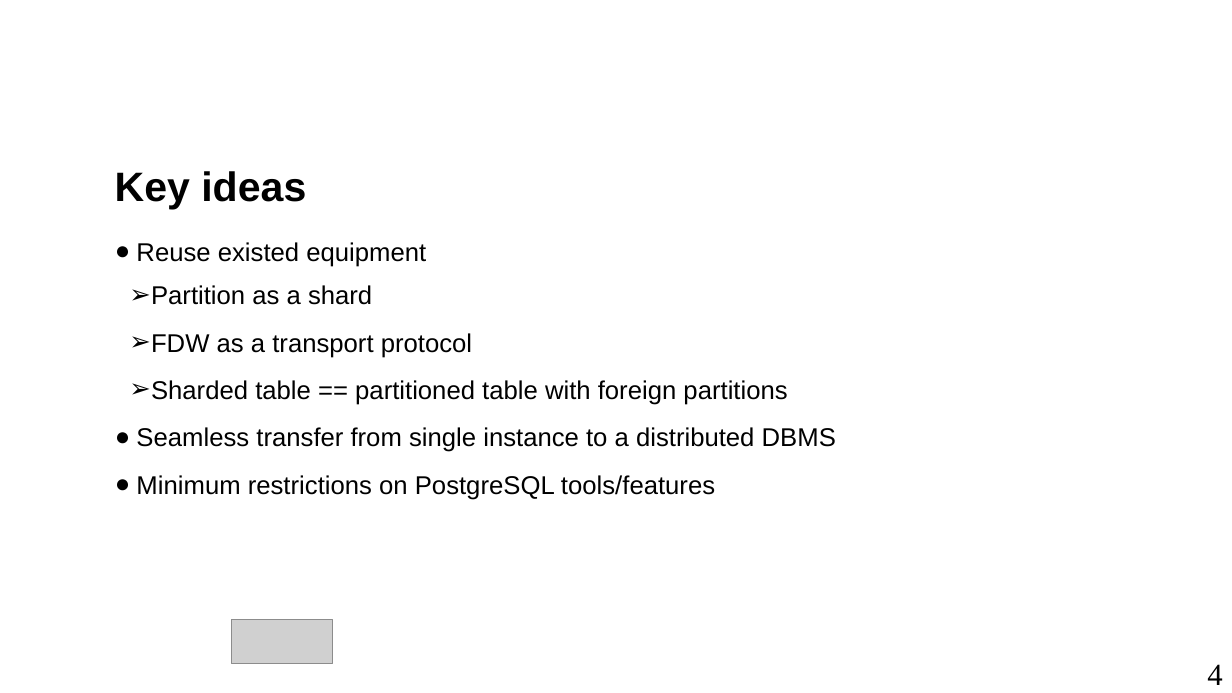
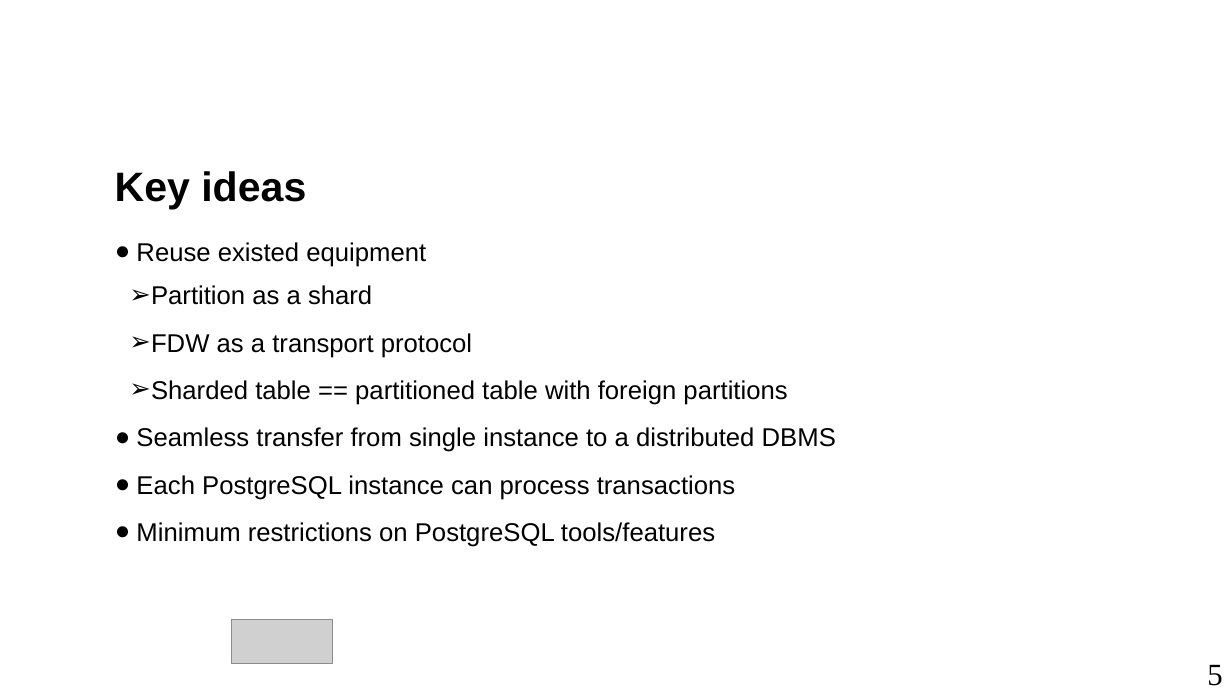
Before and after one commit to danolivo/conf, a slide deck: slide 5 of PGConf_CN_ASIA_2020/Lepikhov_PGConf_CN_Asia2020.odp (slide 4 before the commit). Drawn at 1232x693 pixels with LibreOffice and Linux fonts; fonts in the diff are those of the drawing; grey boxes stand for pictures; background and template pictures are left out. Boxes give left, top, right and bottom in pixels: in the first picture for what was removed or moved away, otherwise in the second. Text is boxed around its words. In the diff, an @@ line names an element or a change of style, - is before the commit and + after.

```diff
--- a/PGConf_CN_ASIA_2020/Lepikhov_PGConf_CN_Asia2020.odp
+++ b/PGConf_CN_ASIA_2020/Lepikhov_PGConf_CN_Asia2020.odp
@@ text at box(136, 475, 735, 500): paragraph added @@
+● Each PostgreSQL instance can process transactions
@@ page number at box(1207, 664, 1222, 686): text changed @@
-4
+5
```
Also in this commit, not shown: 3 other slides changed, 17 slides added, 2 other files.
